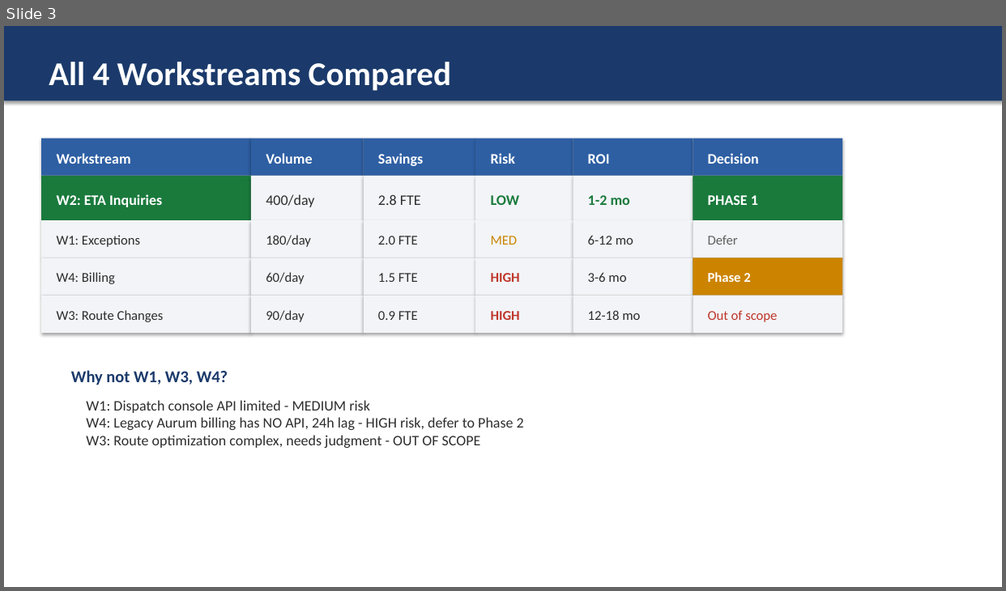
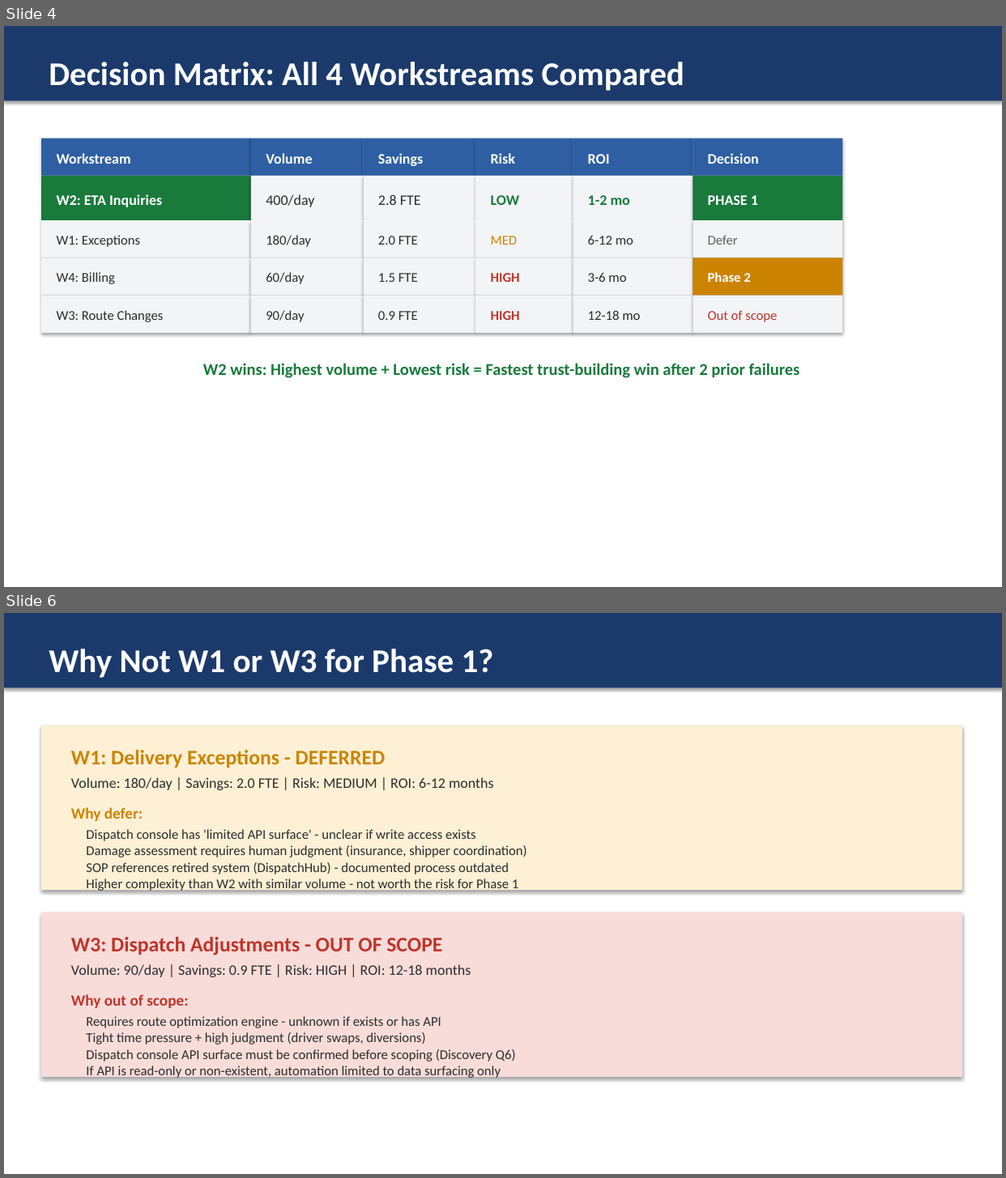
Before and after one commit to aohagan1234/FDE-practice-week2, a slide deck: FDE-assessment-week2/Gate2-Final-Presentation.pptx. Shown one above the other, each under a label of ours: slide 3 before the commit, slides 4 and 6 after it; the slides between them are not shown. The pictures are 1006x591 and 1006x1178 pixels, drawn with LibreOffice and Linux fonts; fonts in the diff are those of the drawing. Boxes give left, top, right and bottom in pixels: in the first picture for what was removed or moved away, otherwise in the second. Text is boxed around its words. In the diff, an @@ line names an element or a change of style, - is before the commit and + after.

```diff
--- a/FDE-assessment-week2/Gate2-Final-Presentation.pptx
+++ b/FDE-assessment-week2/Gate2-Final-Presentation.pptx
@@ slide 6 added at [4, 613, 1002, 1174], background #FFFFFF @@
@@ rectangle added at [4, 613, 1002, 688], fill #1B3A6B @@
@@ text added at [49, 649, 494, 678], 32 pt, text #FFFFFF, bold @@
+Why Not W1 or W3 for Phase 1?
@@ rectangle added at [41, 726, 962, 890], fill #FDF0D5 @@
@@ text added at [71, 750, 386, 768], 20 pt, text #CC8400, bold @@
+W1: Delivery Exceptions - DEFERRED
@@ text added at [71, 777, 494, 790], 14 pt, text #2D2D2D @@
+Volume: 180/day | Savings: 2.0 FTE | Risk: MEDIUM | ROI: 6-12 months
@@ text added at [71, 807, 143, 821], 15 pt, text #CC8400, bold @@
+Why defer:
@@ text added at [86, 829, 527, 892], 13 pt, text #2D2D2D @@
+Dispatch console has 'limited API surface' - unclear if write access exists
+Damage assessment requires human judgment (insurance, shipper coordination)
+SOP references retired system (DispatchHub) - documented process outdated
+Higher complexity than W2 with similar volume - not worth the risk for Phase 1
@@ rectangle added at [41, 913, 962, 1077], fill #F7DCDA @@
@@ text added at [71, 937, 442, 956], 20 pt, text #BF352A, bold @@
+W3: Dispatch Adjustments - OUT OF SCOPE
@@ text added at [71, 965, 471, 977], 14 pt, text #2D2D2D @@
+Volume: 90/day | Savings: 0.9 FTE | Risk: HIGH | ROI: 12-18 months
@@ text added at [71, 995, 188, 1008], 15 pt, text #BF352A, bold @@
+Why out of scope:
@@ text added at [86, 1016, 516, 1079], 13 pt, text #2D2D2D @@
+Requires route optimization engine - unknown if exists or has API
+Tight time pressure + high judgment (driver swaps, diversions)
+Dispatch console API surface must be confirmed before scoping (Discovery Q6)
+If API is read-only or non-existent, automation limited to data surfacing only
@@ what was slide 3 is now slide 4 @@
@@ slide 4 changed as well @@
@@ text at [49, 62, 684, 91]: text changed @@
-All 4 Workstreams Compared
+Decision Matrix: All 4 Workstreams Compared
@@ text at [203, 363, 800, 378]: text changed; text colour #1B3A6B to #1A7A3C @@
-Why not W1, W3, W4?
+W2 wins: Highest volume + Lowest risk = Fastest trust-building win after 2 prior failures
@@ text removed at [86, 400, 524, 448] @@
-W1: Dispatch console API limited - MEDIUM risk
-W4: Legacy Aurum billing has NO API, 24h lag - HIGH risk, defer to Phase 2
-W3: Route optimization complex, needs judgment - OUT OF SCOPE
```
Also in this commit, not shown: 3 other slides changed, 4 other slides added, 1 slide removed, 1 other file.
